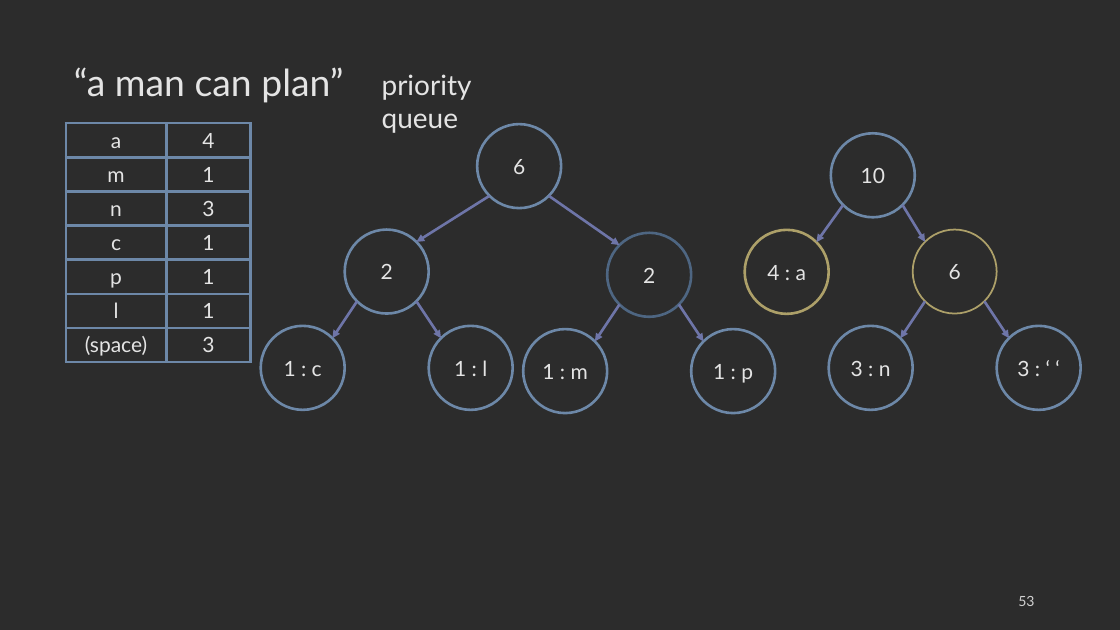
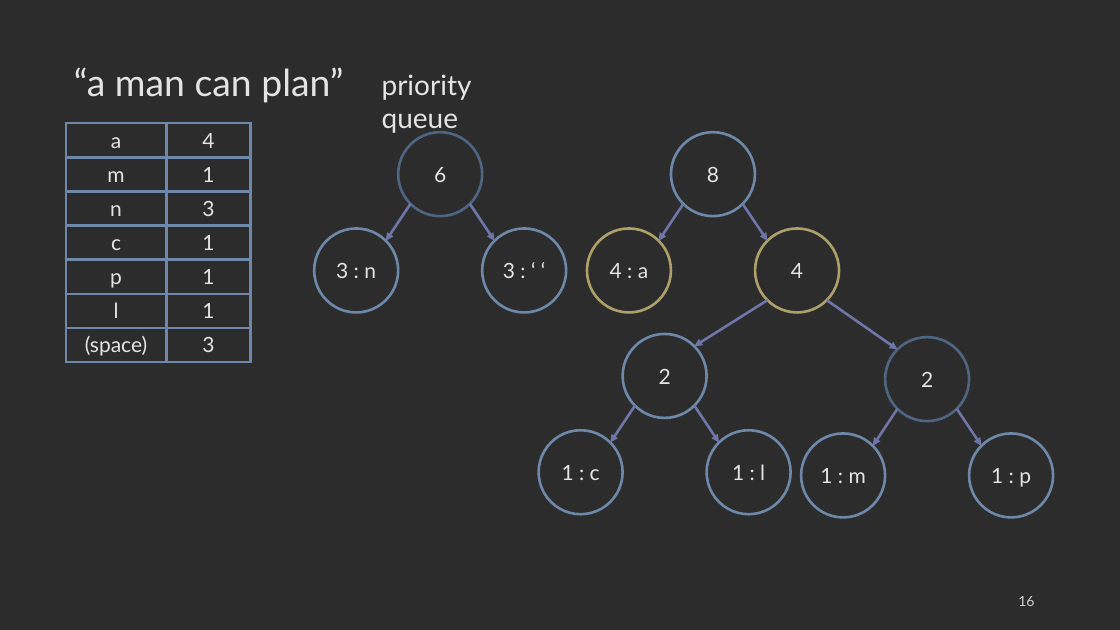
Before and after one commit to COP3530/edugator-content, a slide deck: slide 16 of greedy-algorithms/greedy-algorithms/images-ppt.pptx (slide 53 before the commit). Drawn at 1120x630 pixels with LibreOffice and Linux fonts; fonts in the diff are those of the drawing. Boxes give left, top, right and bottom in pixels: in the first picture for what was removed or moved away, otherwise in the second. Text is boxed around its words. In the diff, an @@ line names an element or a change of style, - is before the commit and + after.

```diff
--- a/greedy-algorithms/greedy-algorithms/images-ppt.pptx
+++ b/greedy-algorithms/greedy-algorithms/images-ppt.pptx
@@ 3 ellipses: place and size @@
-3 ellipses at <box>829,229,1081,410</box>
+3 ellipses at <box>314,132,566,313</box>
@@ ellipse "6" at <box>398,132,482,216</box>: outline #ADA069 1.5 pt to #4E6682 2.25 pt @@
@@ ellipse removed at <box>477,124,561,208</box> @@
-6
@@ ellipse "8": place and size @@
-ellipse "8" at <box>831,134,915,218</box>
+ellipse "8" at <box>671,132,755,216</box>
@@ text in ellipse at <box>707,167,719,182</box>: text changed @@
-10
+8
@@ arrow moved from (925, 302) - (901, 339) to (411, 204) - (386, 241) @@
@@ arrow moved from (985, 302) - (1009, 339) to (470, 204) - (495, 241) @@
@@ arrow moved from (902, 205) - (925, 242) to (683, 204) - (659, 241) @@
@@ arrow moved from (844, 205) - (817, 242) to (743, 204) - (768, 241) @@
@@ ellipse "4 : a": place and size @@
-ellipse "4 : a" at <box>745,230,829,314</box>
+ellipse "4 : a" at <box>587,229,671,313</box>
@@ ellipse added at <box>755,229,839,313</box>, outline #ADA069 2.25 pt, 18 pt, text #E4E4E4 @@
+4
@@ 6 ellipses, 6 arrows: place and size @@
-6 ellipses, 6 arrows at <box>260,196,776,413</box>
+6 ellipses, 6 arrows at <box>539,300,1054,518</box>
@@ page number at <box>1018,596,1034,606</box>: text changed @@
-53
+16
```
Also in this commit, not shown: 11 other slides changed, 4 other files.
